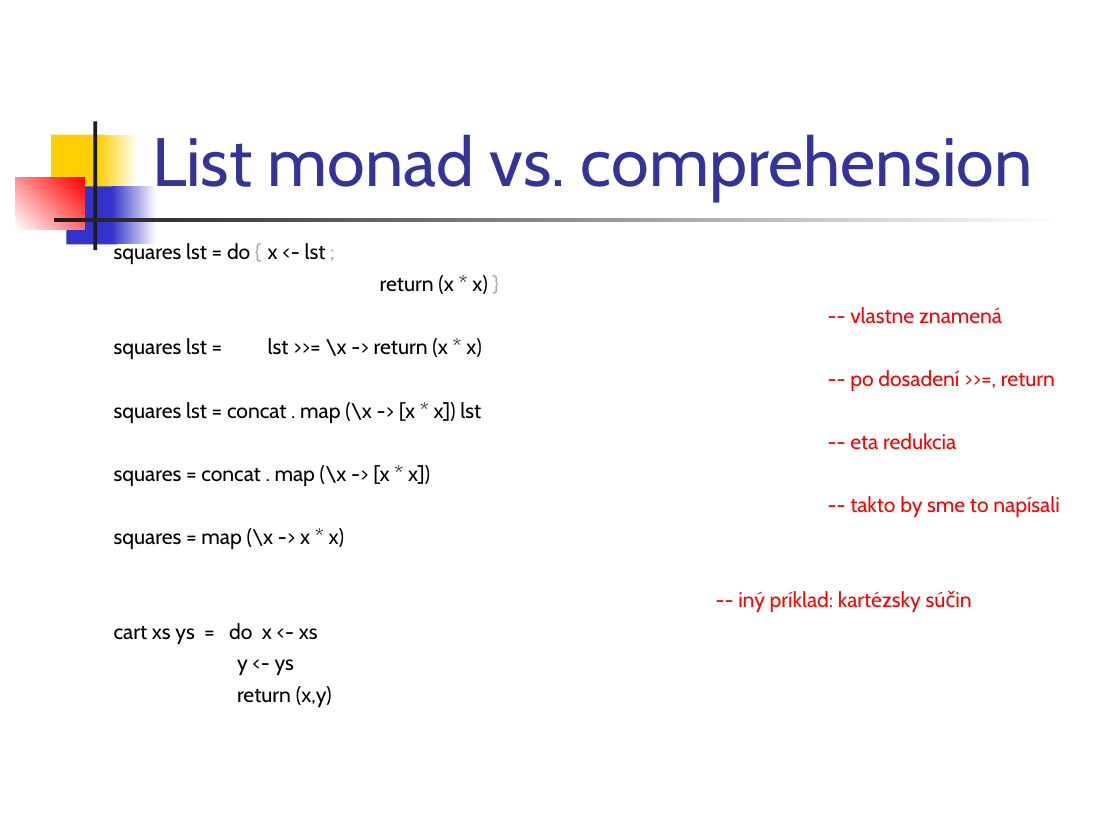
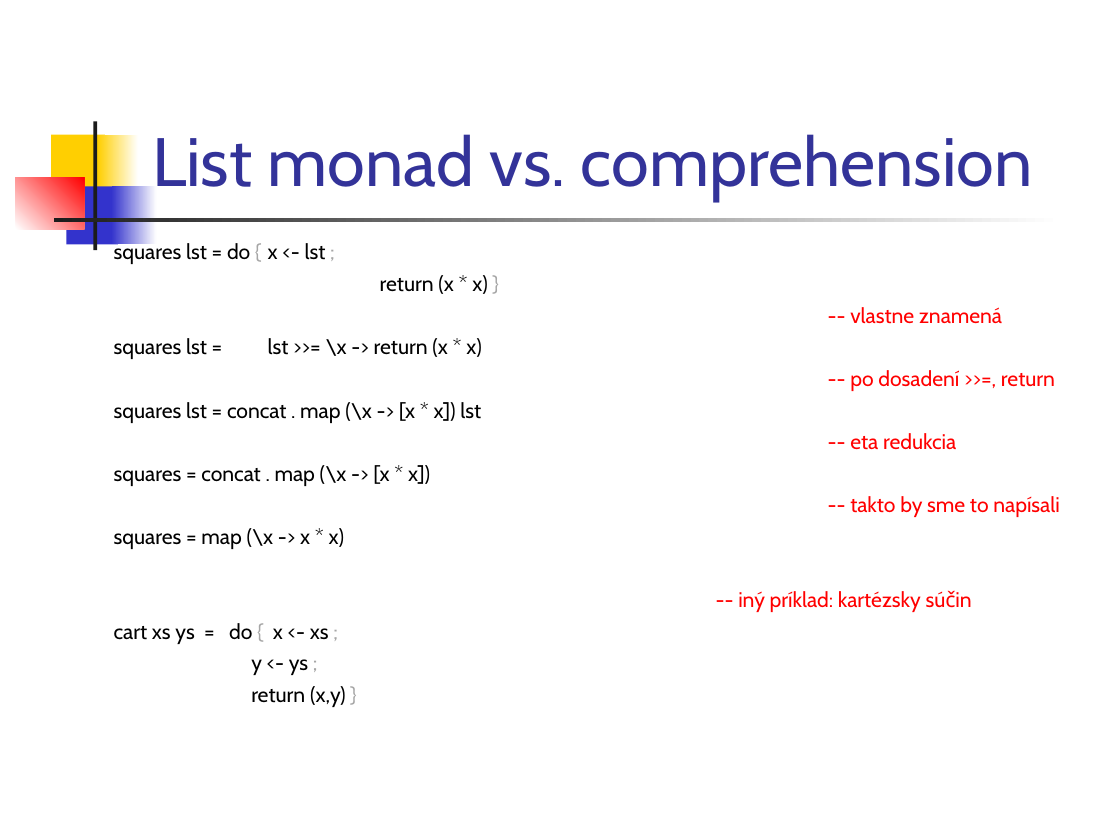
Before and after one commit to Funkcionalne/Prednasky, a slide deck: slide 13 of 12/12_fpro.ppt. Drawn at 1120x840 pixels with LibreOffice and Linux fonts; fonts in the diff are those of the drawing. Boxes give left, top, right and bottom in pixels: in the first picture for what was removed or moved away, otherwise in the second. Text is boxed around its words. In the diff, an @@ line names an element or a change of style, - is before the commit and + after.

```diff
--- a/12/12_fpro.ppt
+++ b/12/12_fpro.ppt
@@ text at (x1=114, y1=623, x2=346, y2=707): text changed @@
-cart xs ys = do x <- xs
-y <- ys
-return (x,y)
+cart xs ys = do { x <- xs ;
+y <- ys ;
+return (x,y) }
```
Also in this commit, not shown: 15 other slides changed, 3 slides added, 1 slide removed, 5 other files.
